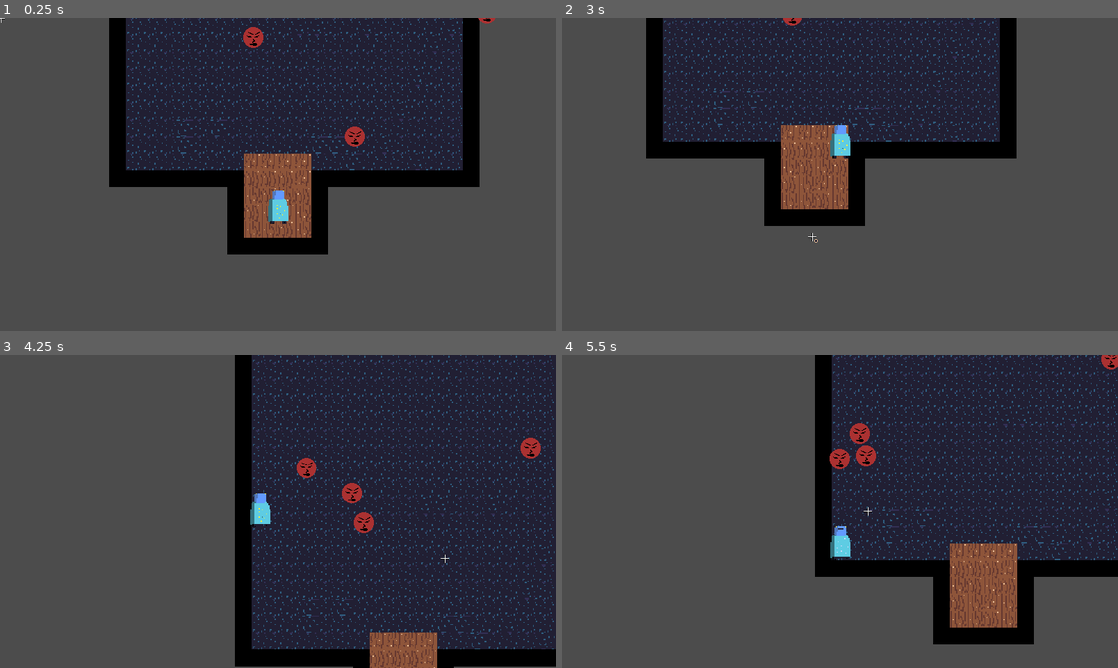
Above: before the commit, frames 1-4 (two rows, left to right).
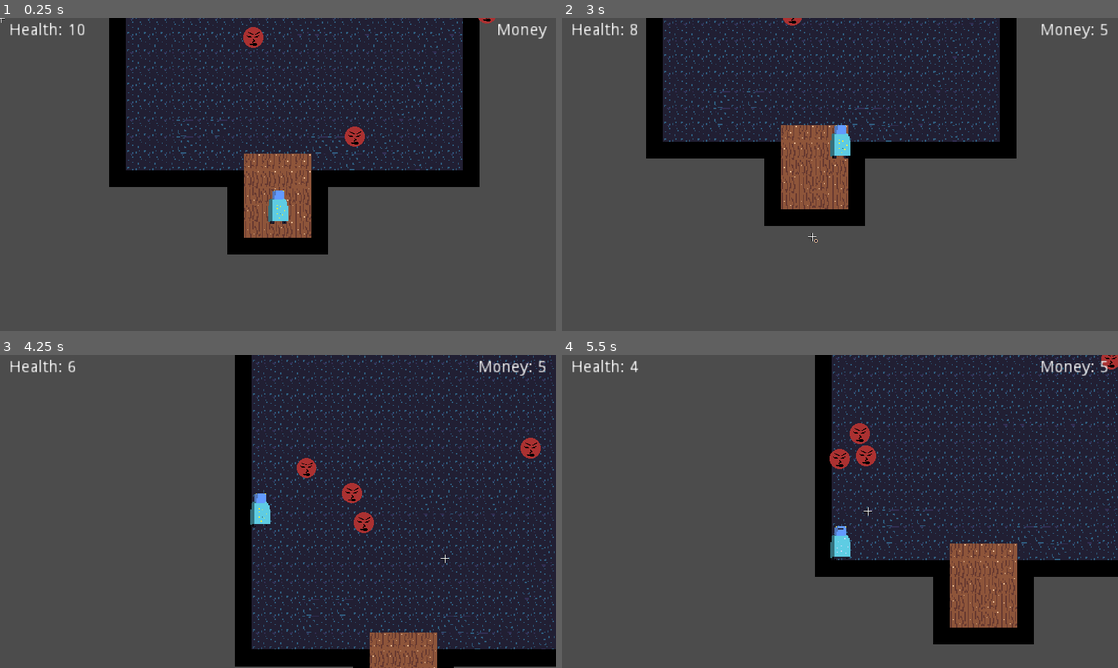
Above: after the commit, the same moments.

Repository: alexpojman/top-down-shooter
Game: Godot game, scene res://src/Main/World.tscn
Two runs of this game, one before a commit and one after it. Both use one fixed random seed, a clock stepped at 60 frames per second and the inputs below.
Inputs (mouse positions are in pixels of both pictures, inside the frame that each line leads up to):
- Up to frame 1 (0.25 s): no input
- Up to frame 2 (3 s): move the mouse to (962, 158) at 0.52 s; hold Right (ui_right) 0.53-1.28 s; hold Shift (run) 0.53-1.28 s; move the mouse to (728, 190) at 1.27 s; hold Down (ui_down) 1.28-2.03 s; click (728, 190) at 1.35 s; move the mouse to (895, 105) at 2.02 s; hold Right (ui_right) 2.03-2.78 s; hold Shift (run) 2.03-2.78 s; tap Enter at 2.75 s; move the mouse to (812, 237) at 2.77 s; hold Up (ui_up) from 2.78 s (still down); click (812, 237) at 2.85 s
- Up to frame 3 (4.25 s): move the mouse to (444, 558) at 3.52 s; release Up (ui_up) at 3.53 s; hold Left (ui_left) from 3.53 s (still down); hold Shift (run) from 3.53 s (still down)
- Up to frame 4 (5.5 s): move the mouse to (673, 464) at 4.27 s; release Shift (run) at 4.28 s; click (673, 464) at 4.35 s; move the mouse to (867, 511) at 5.02 s; release Left (ui_left) at 5.03 s; hold Down (ui_down) from 5.03 s (still down); hold Shift (run) from 5.03 s (still down)

The runs differ from the first frame. In frame 1, 0.3% of the frame differs, in the area x 1-99%, y 1-7%; in frame 2, 0.4%; in frame 3, 0.4%; in frame 4, 0.4%.

Commit message:
Initial GUI labels for health and money

Diff:
--- a/src/Actors/Player/Player.gd
+++ b/src/Actors/Player/Player.gd
@@ -3,6 +3,8 @@
 
 # Signals
 signal player_died(position)
+signal player_health_change(value)
+signal money_change(value)
 
 # Preloads
 var recoverable_remains = preload("res://src/Actors/RecoverableRemains/RecoverableRemains.tscn")
@@ -22,6 +24,8 @@
 	Input.set_mouse_mode(Input.MOUSE_MODE_HIDDEN)
 	start_position = get_parent().get_node("PlayerStartPosition").position
 	position = start_position
+
+	emit_signal("player_health_change", current_health)
 
 func _process(_delta: float) -> void:
 	$Reticle.global_position = get_global_mouse_position()
@@ -54,8 +58,16 @@
 func damage(amount: int) -> int:
 	current_health -= amount
 
+	emit_signal("player_health_change", current_health)
+
 	if (current_health <= 0):
 		die()
+
+	return current_health
+
+func set_health(amount: int) -> int:
+	current_health = amount
+	emit_signal("player_health_change", current_health)
 
 	return current_health
 
@@ -66,12 +78,12 @@
 
 func add_money(amount: int) -> void:
 	current_money += amount
-	print("Current money: %d" % current_money)
+	emit_signal("money_change", current_money)
 
 func respawn() -> void:
 	var death_position = position
 	position = start_position
-	current_health = max_health
+	set_health(max_health)
 
 	remove_existing_remains()
 
@@ -82,6 +94,7 @@
 	remains.connect("remains_collected", self, "_on_RecoverableRemains_remains_collected")
 
 	current_money = 0
+	emit_signal("money_change", current_money)
 
 
 func _on_RecoverableRemains_remains_collected(amount: int) -> void:
--- a/src/Main/World.tscn
+++ b/src/Main/World.tscn
@@ -6,6 +6,8 @@
 [ext_resource path="res://assets/art/wood_texture.png" type="Texture" id=4]
 [ext_resource path="res://assets/art/black_tile.png" type="Texture" id=5]
 [ext_resource path="res://assets/art/dark_tile.png" type="Texture" id=6]
+[ext_resource path="res://src/UI/GUI/Health.gd" type="Script" id=7]
+[ext_resource path="res://src/UI/GUI/Money.gd" type="Script" id=8]
 
 [sub_resource type="ConvexPolygonShape2D" id=1]
 points = PoolVector2Array( 0, 0, 16, 0, 16, 16, 0, 16 )
@@ -291,3 +293,43 @@
 
 [node name="Timer" type="Timer" parent="Enemies/EnemySpawner"]
 autostart = true
+
+[node name="GUI" type="CanvasLayer" parent="."]
+
+[node name="MarginContainer" type="MarginContainer" parent="GUI"]
+anchor_right = 1.0
+margin_left = 8.0
+margin_top = 4.0
+margin_right = -8.0
+margin_bottom = 14.0
+__meta__ = {
+"_edit_use_anchors_": false
+}
+
+[node name="HBoxContainer" type="HBoxContainer" parent="GUI/MarginContainer"]
+margin_right = 464.0
+margin_bottom = 14.0
+size_flags_horizontal = 3
+alignment = 1
+
+[node name="Health" type="Label" parent="GUI/MarginContainer/HBoxContainer"]
+margin_right = 230.0
+margin_bottom = 14.0
+size_flags_horizontal = 3
+text = "Health"
+script = ExtResource( 7 )
+__meta__ = {
+"_edit_use_anchors_": false
+}
+
+[node name="Money" type="Label" parent="GUI/MarginContainer/HBoxContainer"]
+margin_left = 234.0
+margin_right = 464.0
+margin_bottom = 14.0
+size_flags_horizontal = 3
+text = "Money"
+align = 2
+script = ExtResource( 8 )
+
+[connection signal="money_change" from="Player" to="GUI/MarginContainer/HBoxContainer/Money" method="_on_Player_money_change"]
+[connection signal="player_health_change" from="Player" to="GUI/MarginContainer/HBoxContainer/Health" method="_on_Player_player_health_change"]
--- /dev/null
+++ b/src/UI/GUI/Health.gd
@@ -0,0 +1,10 @@
+extends Label
+
+var base_text = "Health"
+
+func _ready() -> void:
+	pass
+
+
+func _on_Player_player_health_change(new_value: int) -> void:
+	self.text = "%s: %d" % [base_text, new_value]
--- /dev/null
+++ b/src/UI/GUI/Money.gd
@@ -0,0 +1,10 @@
+extends Label
+
+var base_text = "Money"
+
+func _ready() -> void:
+	pass
+
+
+func _on_Player_money_change(new_value: int) -> void:
+	self.text = "%s: %d" % [base_text, new_value]
Not shown: 1 places in src/Main/World.tscn that only renumber resources
